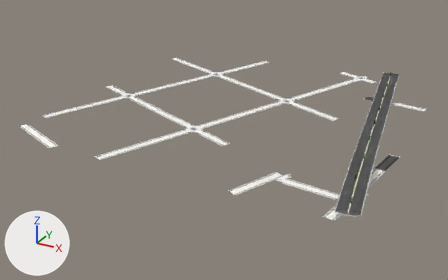
The glTF model game/assets/city/roads/roads_-4_-2.gltf, before and after one commit.
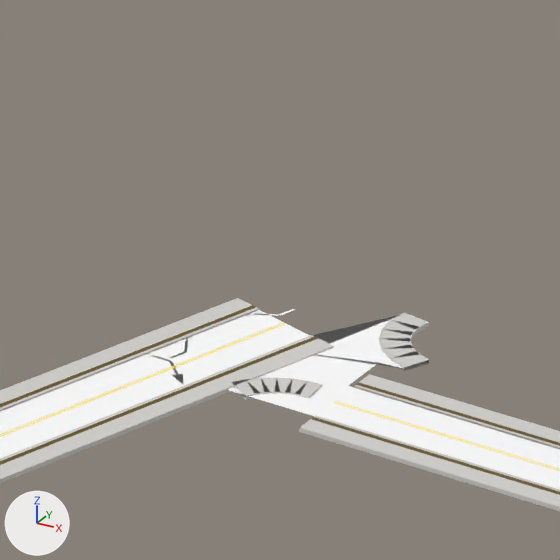
The first picture shows the older version from a camera (50 mm lens) standing at (-1377.0, -55.0, 350.0) and looking at (-1809.0, 733.0, -43.0). The close-ups show the older and then the newer version on the part from 57% to 68% of the width and 52% to 69% of the height of that picture. Only the edits that show in the close-ups are written down. Arrows for +X, +Y and +Z are at lower left; the lights stay in place. Objects named as collision shapes, trigger or cutter boxes, shadow casters or lower levels of detail are left out. Vertices at exactly the same position are counted once.

In view in the first close-up: 'roads_-4_-2_Road_Tactile_Strip', 'roads_-4_-2_SH_kerb', 'roads_-4_-2_SH_road_marking_white', 'roads_-4_-2_SH_road_marking_yellow', 'roads_-4_-2_SH_sidewalk', 'roads_-4_-2_SH_wet_asphalt'.
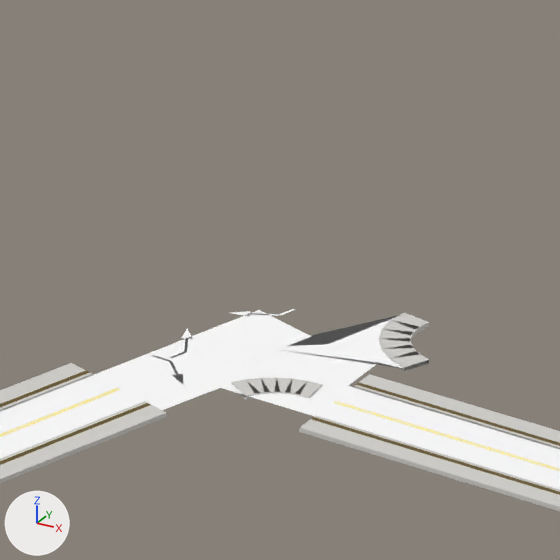
Pixel boxes (x1, y1, x2, y2) of what changed, in the close-ups (560 x 560 px; the box of a moved part takes in the faces that stretch with it):
'roads_-4_-2_SH_sidewalk', reshaped: before (0, 298, 560, 511); after (0, 313, 560, 511)
'roads_-4_-2_Road_Tactile_Strip', reshaped: before (0, 305, 560, 495); after (0, 371, 560, 495)
'roads_-4_-2_SH_kerb', reshaped: before (0, 308, 560, 491); after (0, 313, 560, 491)
part 1 of me_roads__4__2_road_tactile_strip, deleted: before (86, 305, 318, 405)
part 2 of me_roads__4__2_sh_kerb, deleted: before (91, 308, 313, 402)
part 3 of me_roads__4__2_sh_road_marking_yellow, reshaped: before (75, 322, 286, 406); after (75, 388, 120, 406)
part 4 of me_roads__4__2_sh_sidewalk, cut back: before (72, 298, 334, 417); after (233, 379, 269, 399)
part 5 of me_roads__4__2_sh_wet_asphalt, moved or reshaped (not visible before): after (147, 361, 249, 410)

What the commit changed:
me_roads__4__2_road_tactile_strip is used by ob_roads__4__2_road_tactile_strip; location (0.0, 0.0, 0.0).
me_roads__4__2_road_tactile_strip had 1484 vertices, 1404 faces and spanned x -2054.0..-1533.0, y 509.0..1030.0, z 0.0.
me_roads__4__2_road_tactile_strip now has 1468 vertices, 1388 faces and spans x -2054.0..-1533.0, y 509.0..1030.0, z 0.0.
Part 1, on me_roads__4__2_road_tactile_strip:
16 vertices are removed from x -1661.0..-1645.0, y 569.0..589.0, z 0.0.
16 faces are deleted.
me_roads__4__2_sh_kerb is used by ob_roads__4__2_sh_kerb; location (0.0, 0.0, 0.0).
me_roads__4__2_sh_kerb had 3214 vertices, 4056 faces and spanned x -2054.0..-1534.0, y 510.0..1030.0, z 0.0.
me_roads__4__2_sh_kerb now has 3190 vertices, 4024 faces and spans x -2054.0..-1534.0, y 510.0..1030.0, z 0.0.
Part 2, on me_roads__4__2_sh_kerb:
24 vertices are removed from x -1661.0..-1646.0, y 569.0..589.0, z 0.0.
32 faces are deleted.
me_roads__4__2_sh_road_marking_yellow is used by ob_roads__4__2_sh_road_marking_yellow; location (0.0, 0.0, 0.0).
me_roads__4__2_sh_road_marking_yellow had 1836 vertices, 1752 faces and spanned x -2053.0..-1538.0, y 513.0..1029.0, z 0.0..12.0.
me_roads__4__2_sh_road_marking_yellow now has 1820 vertices, 1736 faces and spans x -2053.0..-1538.0, y 513.0..1029.0, z 0.0..12.0.
Part 3, on me_roads__4__2_sh_road_marking_yellow:
16 vertices are removed from x -1657.0..-1650.0, y 570.0..587.0, z 0.0.
20 faces are deleted.
4 new faces join them.
me_roads__4__2_sh_sidewalk is used by ob_roads__4__2_sh_sidewalk; location (0.0, 0.0, 0.0).
me_roads__4__2_sh_sidewalk had 3474 vertices, 4056 faces and spanned x -2055.0..-1531.0, y 507.0..1032.0, z 0.0.
me_roads__4__2_sh_sidewalk now has 3450 vertices, 4024 faces and spans x -2055.0..-1531.0, y 507.0..1032.0, z 0.0.
Part 4, on me_roads__4__2_sh_sidewalk:
24 vertices are removed from x -1664.0..-1643.0, y 568.0..590.0, z 0.0.
42 faces are deleted.
10 new faces join them.
me_roads__4__2_sh_wet_asphalt has 11691 vertices, 21307 faces and spans x -2054.0..-1525.0, y 510.0..1031.0, z 0.0..12.0.
me_roads__4__2_sh_wet_asphalt is used by ob_roads__4__2_sh_wet_asphalt; location (0.0, 0.0, 0.0).
Part 5, on me_roads__4__2_sh_wet_asphalt:
Vertex 11652 of me_roads__4__2_sh_wet_asphalt moves from (-1654.0, 581.0, 0.0) at pixel (227, 336) to (-1660.0, 565.0, 0.0) at pixel (108, 383).
Vertex 11653 of me_roads__4__2_sh_wet_asphalt moves from (-1647.0, 578.0, 0.0) to (-1653.0, 562.0, 0.0) at pixel (160, 410).
Vertex 11654 of me_roads__4__2_sh_wet_asphalt moves from (-1647.0, 577.0, 0.0) to (-1652.0, 565.0, 0.0) at pixel (178, 404).
Vertex 11655 of me_roads__4__2_sh_wet_asphalt moves from (-1648.0, 575.0, 0.0) at pixel (255, 373) to (-1651.0, 567.0, 0.0) at pixel (196, 397).
Vertex 11656 of me_roads__4__2_sh_wet_asphalt moves from (-1649.0, 573.0, 0.0) at pixel (243, 378) to (-1650.0, 569.0, 0.0) at pixel (213, 390).
Vertex 11688 of me_roads__4__2_sh_wet_asphalt moves from (-1654.0, 582.0, 0.0) at pixel (232, 334) to (-1655.0, 578.0, 0.0) at pixel (202, 346).
Vertex 11689 of me_roads__4__2_sh_wet_asphalt moves from (-1654.0, 582.0, 0.0) at pixel (230, 335) to (-1657.0, 574.0, 0.0) at pixel (171, 358).
Vertex 11690 of me_roads__4__2_sh_wet_asphalt moves from (-1654.0, 582.0, 0.0) at pixel (229, 335) to (-1659.0, 570.0, 0.0) at pixel (140, 370).
